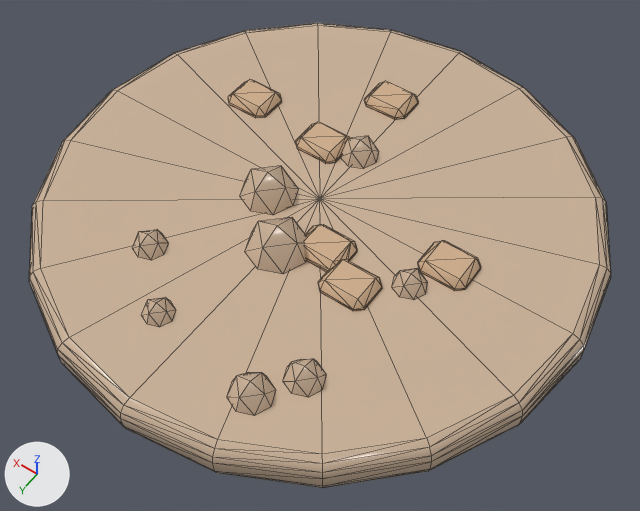
A saved change to the glTF model kr_soup_mushroom.glb.
One viewpoint serves both versions: a 50 mm camera at (-0.234, 0.328, 0.483) aimed at (-0.017, 0.023, 0.004). Every picture has the same lights, and +X, +Y and +Z are marked at lower left. The older version comes first. Mesh edges are drawn as thin lines. Vertices at exactly the same position are counted once.

The older version as bpy lines, for what is in view:
```python
me_vc_m0_r2 = bpy.data.meshes.new('vc_m0_r2')
me_vc_m0_r2.from_pydata(...)  # 306 vertices, 576 faces; spans x -0.198..0.198, y -0.198..0.198, z 0.0..0.052
me_vc_m0_r2.materials.append(mat_vc_m0_r2)
me_vc_m0_r6 = bpy.data.meshes.new('vc_m0_r6')
me_vc_m0_r6.from_pydata(...)  # 148 vertices, 276 faces; spans x -0.119..0.114, y -0.125..0.064, z 0.025..0.037
me_vc_m0_r6.materials.append(mat_vc_m0_r6)
ob_vc_m0_r2 = bpy.data.objects.new('vc_m0_r2', me_vc_m0_r2)
ob_vc_m0_r2.location = (0.0, 0.0, 0.0)
ob_vc_m0_r6 = bpy.data.objects.new('vc_m0_r6', me_vc_m0_r6)
ob_vc_m0_r6.location = (0.0, 0.0, 0.0)
```
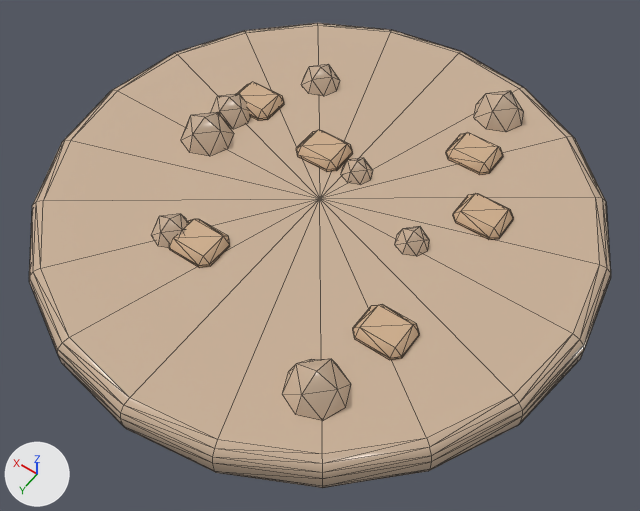
What differs and where, as boxes (x1, y1, x2, y2) in the pictures (640 x 511 px; the box of a moved part takes in the faces that stretch with it):
'vc_m0_r6', reshaped (36% wider, 20% taller): before (228, 79, 481, 311); after (169, 82, 514, 360)
part 1 of me_vc_m0_r2, moved or reshaped: before (283, 359, 327, 397); after (152, 214, 188, 248)
part 2 of me_vc_m0_r2, moved or reshaped: before (227, 372, 276, 416); after (282, 359, 351, 421)
part 3 of me_vc_m0_r2, moved or reshaped: before (392, 268, 428, 300); after (474, 91, 524, 132)
part 4 of me_vc_m0_r2, moved or reshaped: before (142, 297, 176, 327); after (341, 158, 373, 185)
part 5 of me_vc_m0_r2, added (beige): after (181, 94, 251, 156)
part 6 of me_vc_m0_r2, deleted (beige): before (245, 217, 306, 274)
part 7 of me_vc_m0_r2, deleted (beige): before (132, 229, 169, 260)
part 8 of me_vc_m0_r2, moved or reshaped: before (240, 136, 379, 215); after (301, 64, 430, 256)
part 9 of me_vc_m0_r6, moved or reshaped: before (418, 241, 481, 291); after (453, 193, 514, 240)
part 10 of me_vc_m0_r6, moved or reshaped: before (296, 122, 350, 163); after (353, 304, 420, 360)
part 11 of me_vc_m0_r6, moved or reshaped: before (364, 81, 419, 120); after (296, 129, 353, 172)
part 12 of me_vc_m0_r6, moved or reshaped: before (228, 79, 282, 118); after (446, 132, 503, 175)
part 13 of me_vc_m0_r6, added (beige): after (236, 82, 284, 121)
part 14 of me_vc_m0_r6, added (beige): after (169, 219, 230, 268)
part 15 of me_vc_m0_r6, deleted (beige): before (305, 224, 382, 311)

Patch to the scene script:
```diff
--- a/kr_soup_mushroom.glb.py
+++ b/kr_soup_mushroom.glb.py
@@ me_vc_m0_r2 @@
 # used by ob_vc_m0_r2; location = (0.0, 0.0, 0.0)
-me_vc_m0_r2.from_pydata(...)  # 306 vertices, 576 faces; spans x -0.198..0.198, y -0.198..0.198, z 0.0..0.052
+me_vc_m0_r2.from_pydata(...)  # 310 vertices, 588 faces; spans x -0.198..0.198, y -0.198..0.198, z 0.0..0.05
+# me_vc_m0_r2 part 1: the loose piece of 18 vertices spanning x -0.087..-0.061, y 0.106..0.132, z 0.017..0.043 is moved by (0.136, -0.038, 0.0)
+# me_vc_m0_r2 part 2: the loose piece of 18 vertices spanning x -0.07..-0.041, y 0.131..0.159, z 0.016..0.044 is scaled about its middle by 1.42, then moved by (-0.029, -0.024, 0.0)
+# me_vc_m0_r2 part 3: the loose piece of 18 vertices spanning x -0.1..-0.077, y 0.014..0.038, z 0.018..0.042 is scaled about its middle by 1.62, then moved by (0.029, -0.171, 0.0)
+# me_vc_m0_r2 part 4: the loose piece of 18 vertices spanning x 0.015..0.037, y 0.123..0.145, z 0.019..0.041 is moved by (-0.033, -0.169, 0.0)
+# me_vc_m0_r2 part 5: a new loose piece of 40 vertices spanning x 0.081..0.12, y -0.046..0.018, z 0.011..0.049, in mat_vc_m0_r2
+# me_vc_m0_r2 part 6: the loose piece of 18 vertices spanning x -0.025..0.019, y 0.028..0.072, z 0.008..0.052 is deleted
+# me_vc_m0_r2 part 7: the loose piece of 18 vertices spanning x 0.054..0.078, y 0.085..0.109, z 0.018..0.042 is deleted
+# me_vc_m0_r2 part 8
+# 31 vertices are removed from x -0.013..0.052, y -0.065..0.036, z 0.01..0.05
+# 64 faces are deleted
+# 5 vertices move from x 0.002..0.031, y -0.061..0.001, z 0.016..0.044 to x -0.08..0.058, y -0.097..0.004, z 0.019..0.041
+# 31 vertices are added at x -0.083..0.083, y -0.112..0.008, z 0.015..0.045
+# 64 new faces join them
 me_vc_m0_r2.materials.append(mat_vc_m0_r2)
@@ me_vc_m0_r6 @@
 # used by ob_vc_m0_r6; location = (0.0, 0.0, 0.0)
-me_vc_m0_r6.from_pydata(...)  # 148 vertices, 276 faces; spans x -0.119..0.114, y -0.125..0.064, z 0.025..0.037
+me_vc_m0_r6.from_pydata(...)  # 144 vertices, 264 faces; spans x -0.116..0.111, y -0.113..0.093, z 0.025..0.037
+# me_vc_m0_r6 part 9: the loose piece of 24 vertices spanning x -0.119..-0.084, y -0.016..0.014, z 0.025..0.037 is moved by (0.002, -0.049, 0.0)
+# me_vc_m0_r6 part 10: the loose piece of 24 vertices spanning x 0.011..0.046, y -0.059..-0.029, z 0.025..0.037 is moved by (-0.124, 0.109, 0.0)
+# me_vc_m0_r6 part 11: the loose piece of 24 vertices spanning x -0.005..0.03, y -0.125..-0.095, z 0.025..0.037 is moved by (0.01, 0.072, 0.0)
+# me_vc_m0_r6 part 12: the loose piece of 24 vertices spanning x 0.079..0.114, y -0.067..-0.037, z 0.025..0.037 is moved by (-0.162, -0.046, 0.0)
+# me_vc_m0_r6 part 13: the loose piece of 24 vertices spanning x 0.079..0.114, y -0.067..-0.037, z 0.025..0.037 is copied, and the copy is moved by (-0.003, 0.001, 0.0); it spans x 0.076..0.111, y -0.066..-0.036, z 0.025..0.037
+# me_vc_m0_r6 part 14: the loose piece of 24 vertices spanning x 0.011..0.046, y -0.059..-0.029, z 0.025..0.037 is copied, and the copy is moved by (0.013, 0.122, 0.0); it spans x 0.023..0.058, y 0.063..0.093, z 0.025..0.037
+# me_vc_m0_r6 part 15: the loose piece of 52 vertices spanning x -0.076..-0.012, y 0.018..0.064, z 0.025..0.037 is deleted
 me_vc_m0_r6.materials.append(mat_vc_m0_r6)
```
